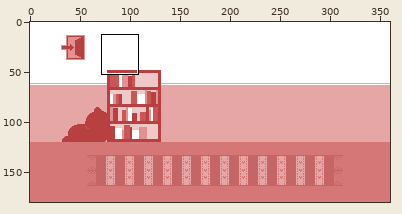
Sprite sheet -- Assets/Art/inside.png. The first picture is a wide view before the edit; the outline marks the close-up.
Close-up. First the earlier version:
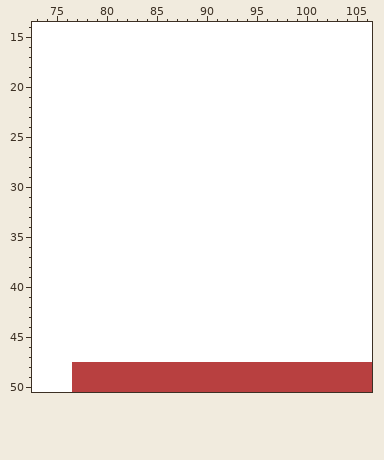
The file is 360x180 pixels. Shown: x 73..106, y 14..50. The commit also changed other parts of the picture, which this record leaves out.
After:
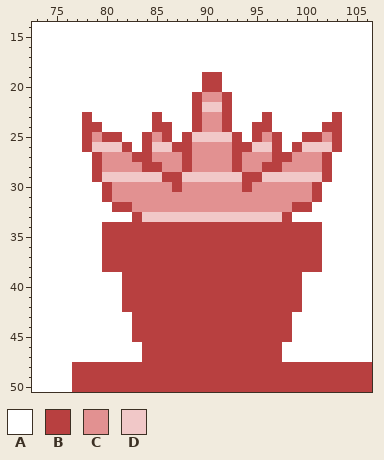
Palette (. is transparent): A #ffffff  B #b84040  C #e29191  D #f1c8c8
Difference:
@@ x 73..106 @@
 18 AAAAAAAAAAAAAAAAAAAAAAAAAAAAAAAAAA
-19 AAAAAAAAAAAAAAAAAAAAAAAAAAAAAAAAAA
-20 AAAAAAAAAAAAAAAAAAAAAAAAAAAAAAAAAA
-21 AAAAAAAAAAAAAAAAAAAAAAAAAAAAAAAAAA
-22 AAAAAAAAAAAAAAAAAAAAAAAAAAAAAAAAAA
-23 AAAAAAAAAAAAAAAAAAAAAAAAAAAAAAAAAA
-24 AAAAAAAAAAAAAAAAAAAAAAAAAAAAAAAAAA
-25 AAAAAAAAAAAAAAAAAAAAAAAAAAAAAAAAAA
-26 AAAAAAAAAAAAAAAAAAAAAAAAAAAAAAAAAA
-27 AAAAAAAAAAAAAAAAAAAAAAAAAAAAAAAAAA
-28 AAAAAAAAAAAAAAAAAAAAAAAAAAAAAAAAAA
-29 AAAAAAAAAAAAAAAAAAAAAAAAAAAAAAAAAA
-30 AAAAAAAAAAAAAAAAAAAAAAAAAAAAAAAAAA
-31 AAAAAAAAAAAAAAAAAAAAAAAAAAAAAAAAAA
-32 AAAAAAAAAAAAAAAAAAAAAAAAAAAAAAAAAA
-33 AAAAAAAAAAAAAAAAAAAAAAAAAAAAAAAAAA
-34 AAAAAAAAAAAAAAAAAAAAAAAAAAAAAAAAAA
-35 AAAAAAAAAAAAAAAAAAAAAAAAAAAAAAAAAA
-36 AAAAAAAAAAAAAAAAAAAAAAAAAAAAAAAAAA
-37 AAAAAAAAAAAAAAAAAAAAAAAAAAAAAAAAAA
-38 AAAAAAAAAAAAAAAAAAAAAAAAAAAAAAAAAA
-39 AAAAAAAAAAAAAAAAAAAAAAAAAAAAAAAAAA
-40 AAAAAAAAAAAAAAAAAAAAAAAAAAAAAAAAAA
-41 AAAAAAAAAAAAAAAAAAAAAAAAAAAAAAAAAA
-42 AAAAAAAAAAAAAAAAAAAAAAAAAAAAAAAAAA
-43 AAAAAAAAAAAAAAAAAAAAAAAAAAAAAAAAAA
-44 AAAAAAAAAAAAAAAAAAAAAAAAAAAAAAAAAA
-45 AAAAAAAAAAAAAAAAAAAAAAAAAAAAAAAAAA
-46 AAAAAAAAAAAAAAAAAAAAAAAAAAAAAAAAAA
-47 AAAAAAAAAAAAAAAAAAAAAAAAAAAAAAAAAA
+19 AAAAAAAAAAAAAAAAABBAAAAAAAAAAAAAAA
+20 AAAAAAAAAAAAAAAAABBAAAAAAAAAAAAAAA
+21 AAAAAAAAAAAAAAAABCCBAAAAAAAAAAAAAA
+22 AAAAAAAAAAAAAAAABDDBAAAAAAAAAAAAAA
+23 AAAAABAAAAAABAAABCCBAAABAAAAAABAAA
+24 AAAAABBAAAAABBAABCCBAABBAAAAABBAAA
+25 AAAAABCBBAABCBABDDDDBABCBAABBCBAAA
+26 AAAAABDDDBABDDBBCCCCBBDDBABDDDBAAA
+27 AAAAAABCCCBBCCCBCCCCBCCCBBCCCBAAAA
+28 AAAAAABCCCCBBCCBCCCCBCCBBCCCCBAAAA
+29 AAAAAABDDDDDDBBDDDDDDBBDDDDDDBAAAA
+30 AAAAAAABCCCCCCBCCCCCCBCCCCCCBAAAAA
+31 AAAAAAABCCCCCCCCCCCCCCCCCCCCBAAAAA
+32 AAAAAAAABBCCCCCCCCCCCCCCCCBBAAAAAA
+33 AAAAAAAAAABDDDDDDDDDDDDDDBAAAAAAAA
+34 AAAAAAABBBBBBBBBBBBBBBBBBBBBBAAAAA
+35 AAAAAAABBBBBBBBBBBBBBBBBBBBBBAAAAA
+36 AAAAAAABBBBBBBBBBBBBBBBBBBBBBAAAAA
+37 AAAAAAABBBBBBBBBBBBBBBBBBBBBBAAAAA
+38 AAAAAAABBBBBBBBBBBBBBBBBBBBBBAAAAA
+39 AAAAAAAAABBBBBBBBBBBBBBBBBBAAAAAAA
+40 AAAAAAAAABBBBBBBBBBBBBBBBBBAAAAAAA
+41 AAAAAAAAABBBBBBBBBBBBBBBBBBAAAAAAA
+42 AAAAAAAAABBBBBBBBBBBBBBBBBBAAAAAAA
+43 AAAAAAAAAABBBBBBBBBBBBBBBBAAAAAAAA
+44 AAAAAAAAAABBBBBBBBBBBBBBBBAAAAAAAA
+45 AAAAAAAAAABBBBBBBBBBBBBBBBAAAAAAAA
+46 AAAAAAAAAAABBBBBBBBBBBBBBAAAAAAAAA
+47 AAAAAAAAAAABBBBBBBBBBBBBBAAAAAAAAA
 48 AAAABBBBBBBBBBBBBBBBBBBBBBBBBBBBBB
